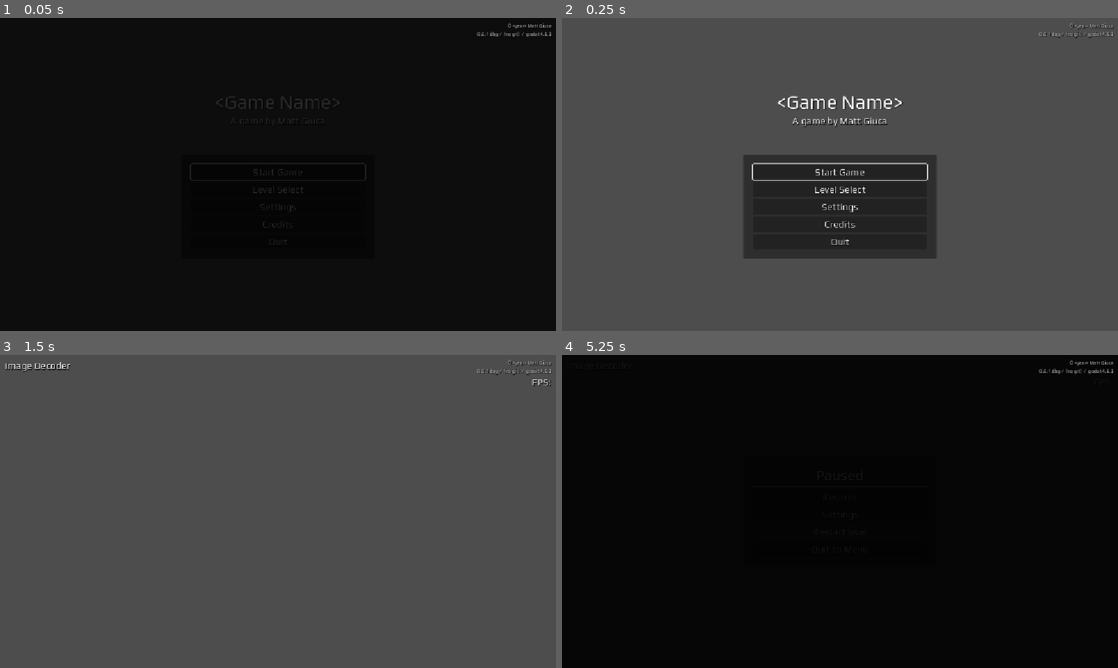
Above: before the commit, frames 1-4 (two rows, left to right).
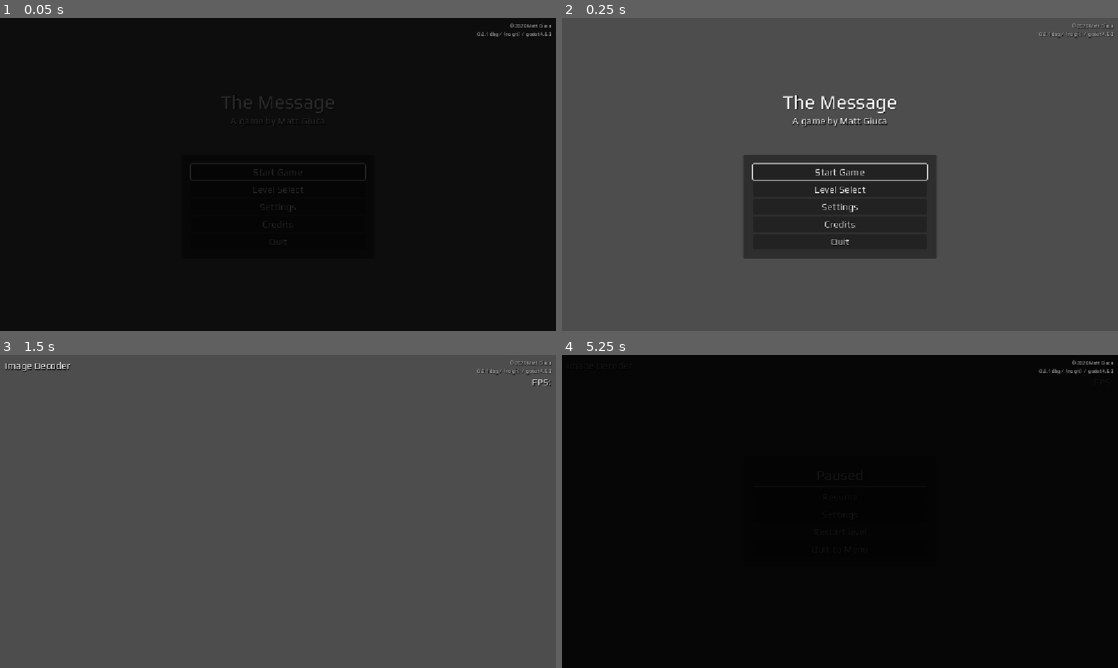
Above: after the commit, the same moments.

Repository: mgiuca/message-game
Game: Godot game, scene res://scenes/main.tscn
Two runs of this game, one before a commit and one after it. Both use one fixed random seed, a clock stepped at 60 frames per second and the inputs below.
Inputs (mouse positions are in pixels of both pictures, inside the frame that each line leads up to):
- Up to frame 1 (0.05 s): no input
- Up to frame 2 (0.25 s): no input
- Up to frame 3 (1.5 s): click "Start Game" at 0.5 s; tap Enter at 1.25 s; move the mouse to (400, 495) at 1.27 s; hold Up (ui_up) from 1.28 s (still down); click (400, 495) at 1.42 s
- Up to frame 4 (5.25 s): tap Space at 2, 3.5 s; move the mouse to (728, 527) at 2.02 s; release Up (ui_up) at 2.03 s; hold Down (ui_down) 2.03-2.78 s; tap Enter at 2.75, 4.25 s; move the mouse to (895, 442) at 2.77 s; hold Up (ui_up) 2.78-4.28 s; move the mouse to (812, 574) at 3.52 s; click (812, 574) at 3.67 s; move the mouse to (1006, 558) at 4.27 s; hold Down (ui_down) 4.28-5 s; tap Escape (menu) at 4.9 s; click "Restart level" at 5 s

The runs differ from the first frame. In frame 1, 0.2% of the frame differs, in the area x 38-100%, y 1-31%; in frame 2, 0.6%; in frame 3, less than 0.1%; in frame 4, less than 0.1%.

Commit message:
Set name and copyright date.

Diff:
--- a/project.godot
+++ b/project.godot
@@ -10,7 +10,7 @@
 
 [application]
 
-config/name="Godot Starter Framework"
+config/name="The Message"
 config/version="0.0.1"
 run/main_scene="res://scenes/main.tscn"
 config/features=PackedStringArray("4.6", "GL Compatibility")
--- a/scenes/main.tscn
+++ b/scenes/main.tscn
@@ -49,7 +49,7 @@
 layout_mode = 2
 size_flags_horizontal = 8
 theme_override_font_sizes/font_size = 10
-text = "© <year> Matt Giuca"
+text = "© 2026 Matt Giuca"
 
 [node name="HbxVersionInfo" type="HBoxContainer" parent="VersionInfo/TopRight/VBoxContainer" unique_id=1914208916]
 layout_mode = 2
--- a/scenes/main_menu.tscn
+++ b/scenes/main_menu.tscn
@@ -37,7 +37,7 @@
 layout_mode = 2
 size_flags_horizontal = 4
 theme_override_font_sizes/font_size = 40
-text = "<Game Name>"
+text = "The Message"
 horizontal_alignment = 1
 autowrap_mode = 3
 
@@ -178,9 +178,9 @@
 layout_mode = 2
 focus_mode = 2
 bbcode_enabled = true
-text = "[font_size=25][b]Game Name[/b][/font_size]
+text = "[font_size=25][b]The Message[/b][/font_size]
 Work-in-progress prototype
-© <year> by Matt Giuca
+© 2026 by Matt Giuca
 
 [b]Game design, programming[/b]
 Matt Giuca
